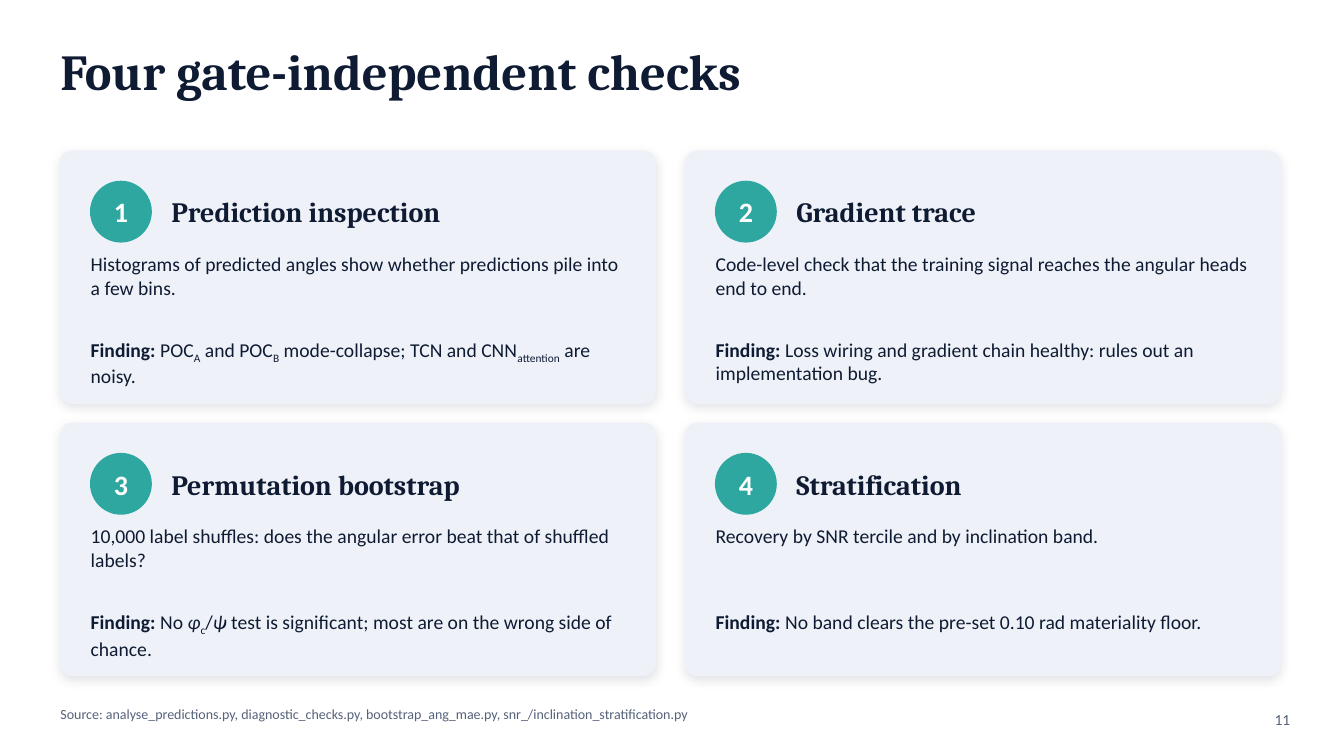
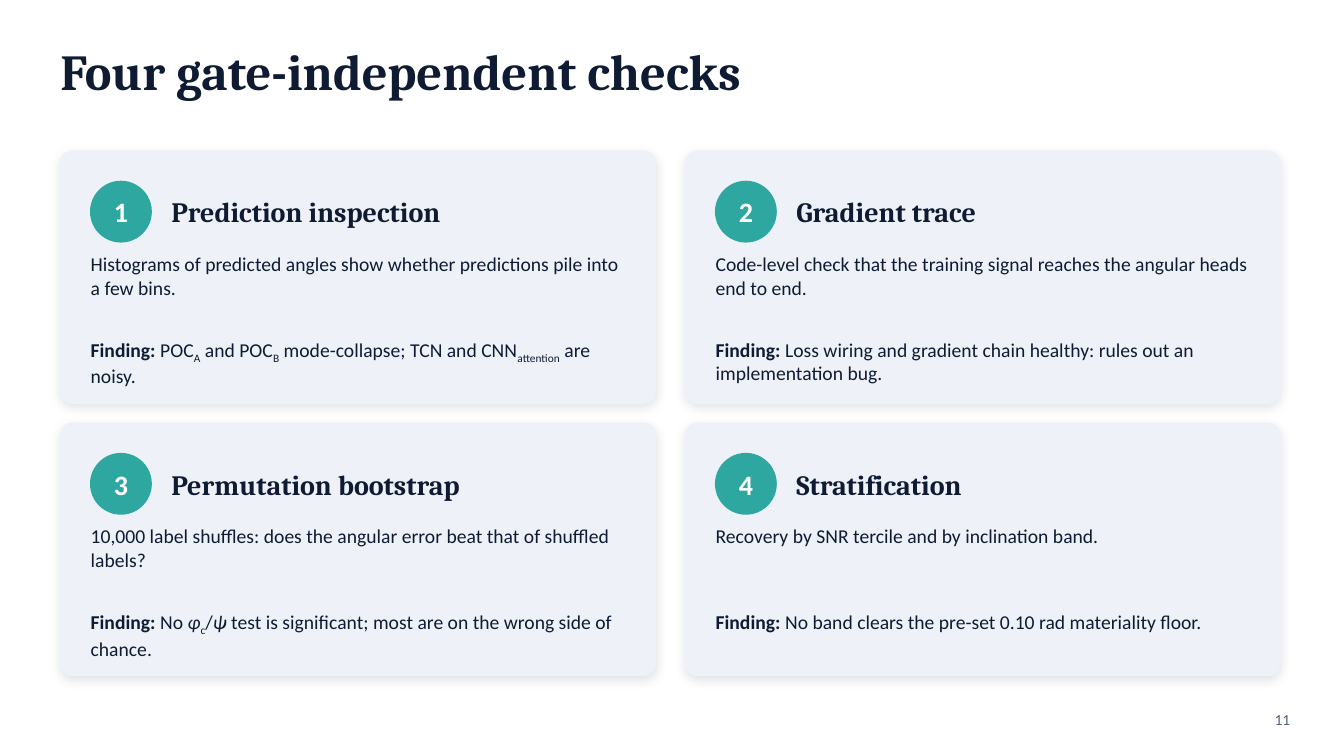
Before and after one commit to syedalimohsinbukhari/ml_practice_v2, a slide deck: slide 11 of experiments/phic_psi_poc-redo/phic_psi_presentation.pptx. Drawn at 1344x756 pixels with LibreOffice and Linux fonts; fonts in the diff are those of the drawing. Boxes give left, top, right and bottom in pixels: in the first picture for what was removed or moved away, otherwise in the second. Text is boxed around its words. In the diff, an @@ line names an element or a change of style, - is before the commit and + after.

```diff
--- a/experiments/phic_psi_poc-redo/phic_psi_presentation.pptx
+++ b/experiments/phic_psi_poc-redo/phic_psi_presentation.pptx
@@ text removed at (60,709,687,722) @@
-Source: analyse_predictions.py, diagnostic_checks.py, bootstrap_ang_mae.py, snr_/inclination_stratification.py
```
Also in this commit, not shown: 14 other slides changed, 2 other files.
